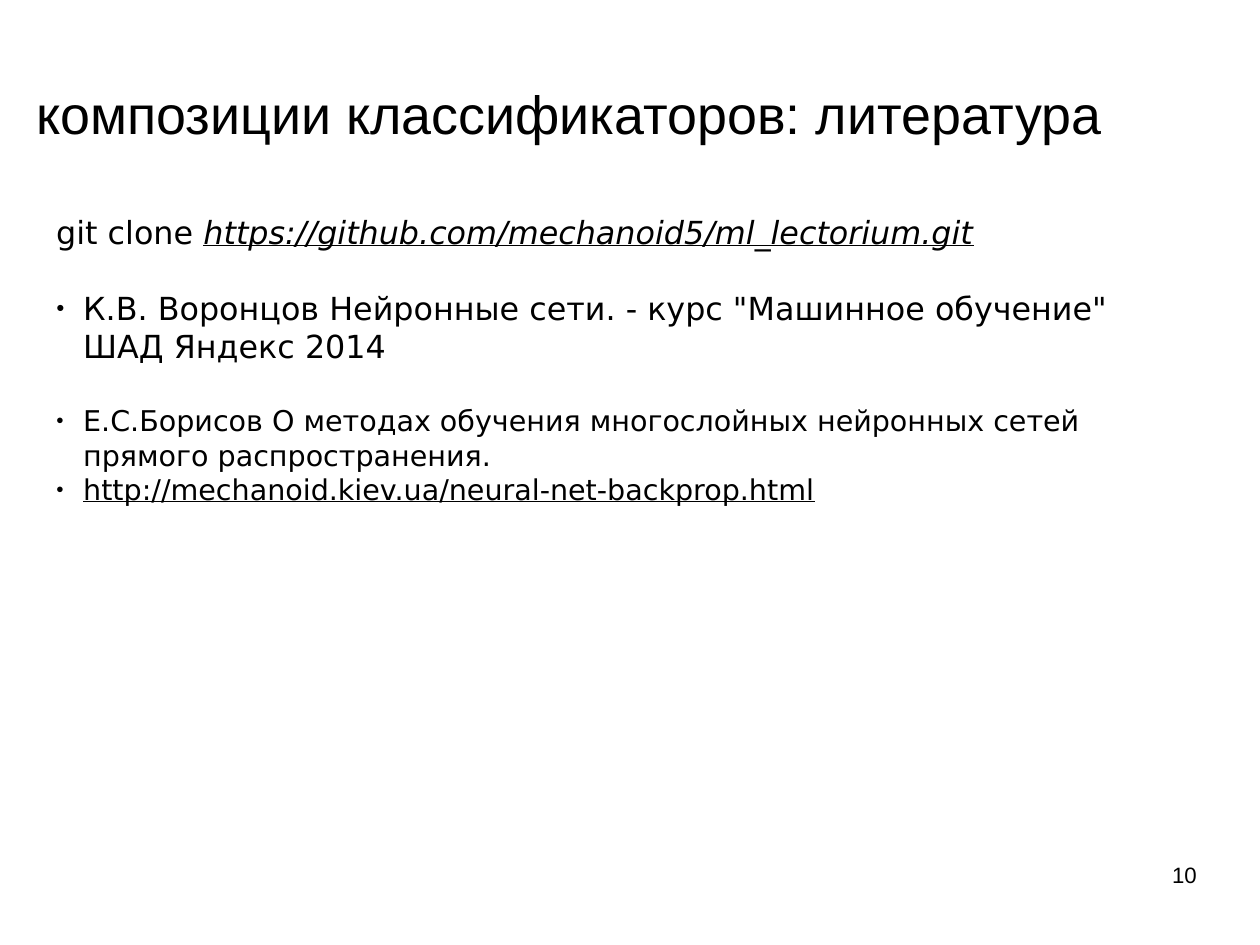
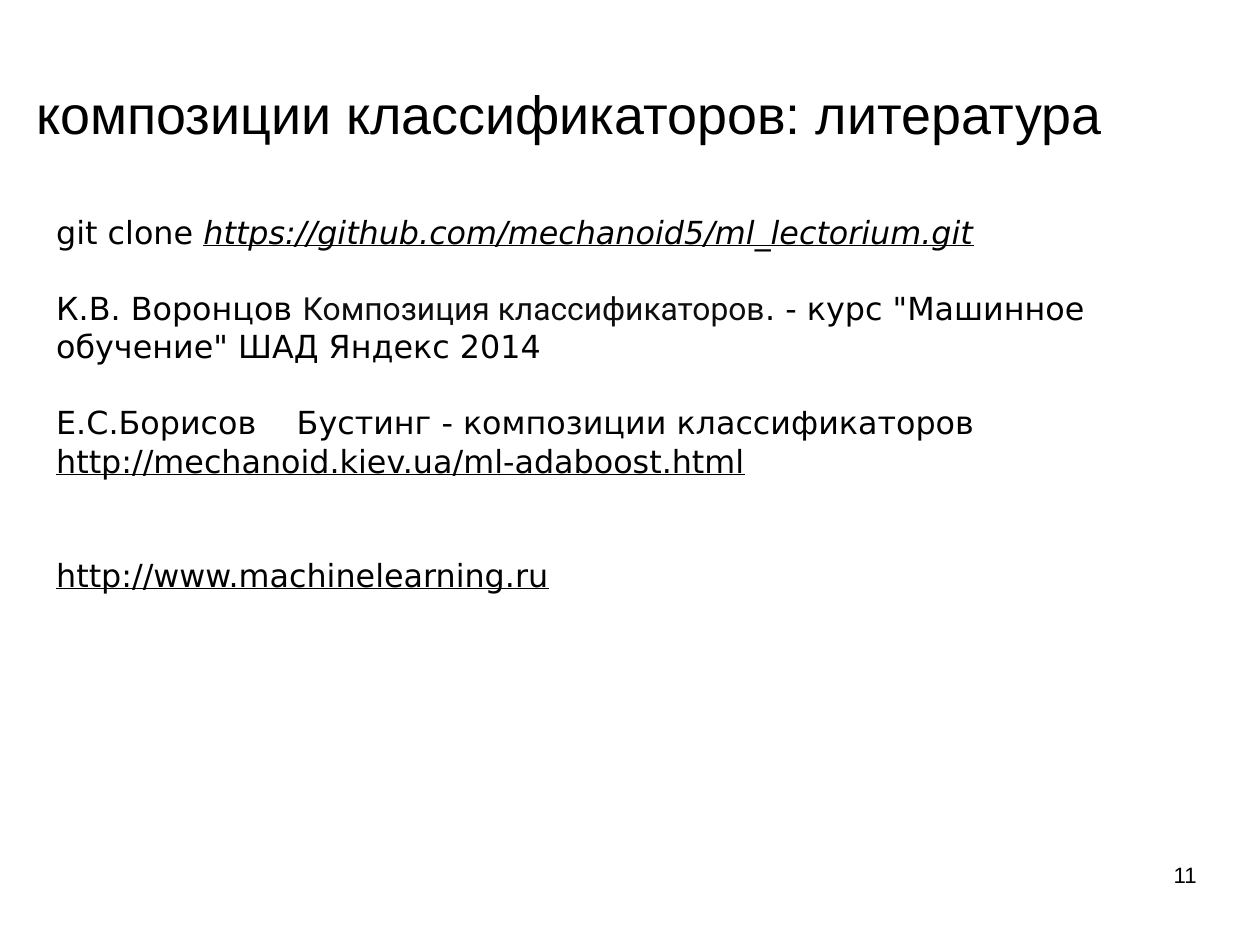
Before and after one commit to mechanoid5/ml_lectorium_legacy, a slide deck: slide 11 of 11-boost.odp (slide 10 before the commit). Drawn at 1260x945 pixels with LibreOffice and Linux fonts; fonts in the diff are those of the drawing; background and template pictures are left out. Boxes give left, top, right and bottom in pixels: in the first picture for what was removed or moved away, otherwise in the second. Text is boxed around its words. In the diff, an @@ line names an element or a change of style, - is before the commit and + after.

```diff
--- a/11-boost.odp
+++ b/11-boost.odp
@@ text at box(56, 296, 1085, 594): text changed; size 18 to 20 pt @@
-● К.В. Воронцов Нейронные сети. - курс "Машинное обучение" ШАД Яндекс 2014
-● Е.С.Борисов О методах обучения многослойных нейронных сетей прямого распространения.
-● http://mechanoid.kiev.ua/neural-net-backprop.html
+К.В. Воронцов Композиция классификаторов. - курс "Машинное обучение" ШАД Яндекс 2014
+Е.С.Борисов Бустинг - композиции классификаторов
+http://mechanoid.kiev.ua/ml-adaboost.html
+http://www.machinelearning.ru
@@ page number at box(1174, 867, 1197, 883): text changed @@
-10
+11
```
Also in this commit, not shown: 2 other slides changed, 2 slides added, 1 slide removed, 1 other file.
